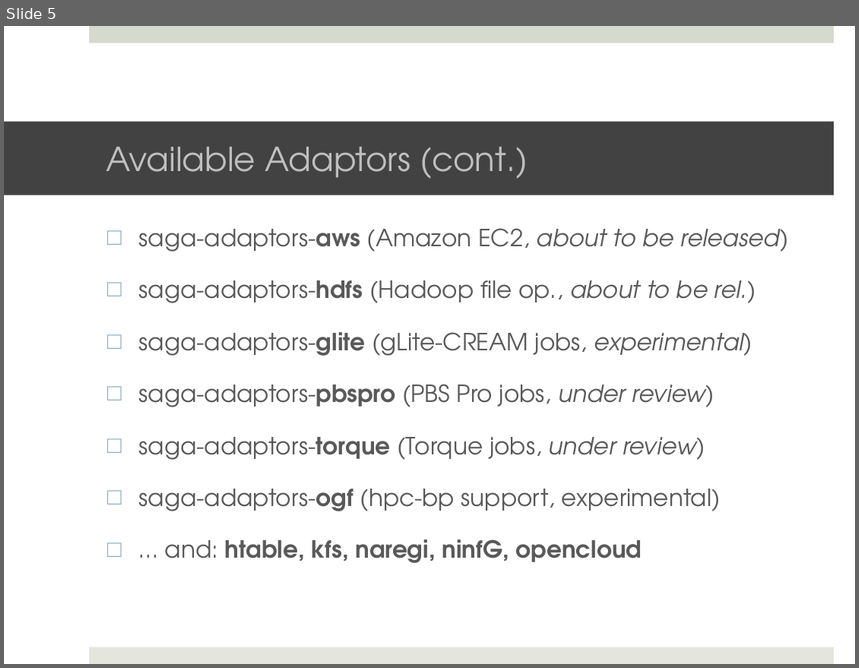
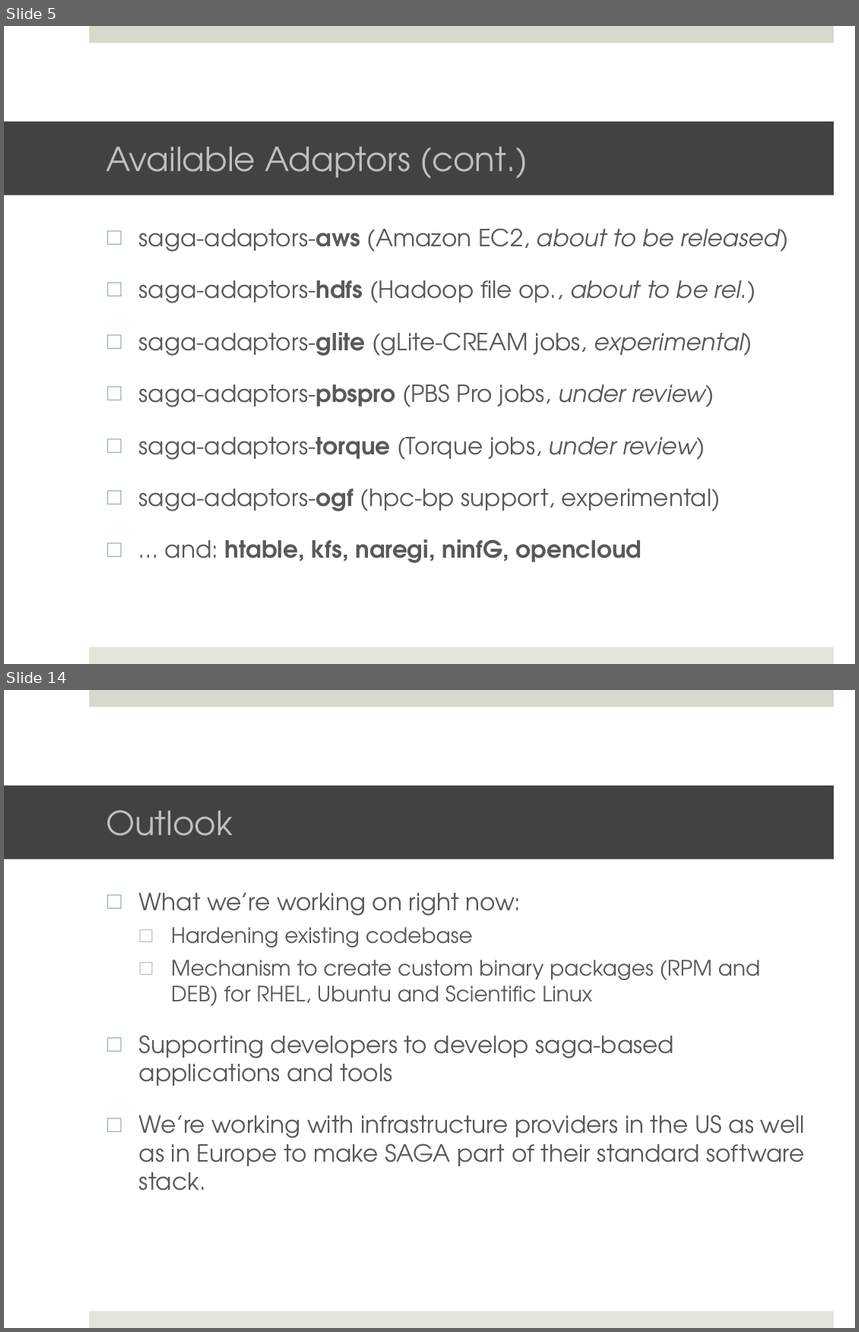
Before and after one commit to saga-project/saga-cpp-legacy-projects, a slide deck: tutorial/general_tutorial/Installation.pptx. Shown one above the other, each under a label of ours: slide 5 before the commit, slides 5 and 14 after it; the slides between them are not shown. The pictures are 859x668 and 859x1332 pixels, drawn with LibreOffice and Linux fonts; fonts in the diff are those of the drawing; background and template pictures are left out. Boxes give left, top, right and bottom in pixels: in the first picture for what was removed or moved away, otherwise in the second. Text is boxed around its words. In the diff, an @@ line names an element or a change of style, - is before the commit and + after.

```diff
--- a/tutorial/general_tutorial/Installation.pptx
+++ b/tutorial/general_tutorial/Installation.pptx
@@ slide 14 added at [4,690,855,1328], background #FFFFFF; not listed: 2 template elements that a slide beside it also shows @@
@@ title added at [4,785,834,859], fill #424242, 28 pt, text #BFBFBF @@
+Outlook
@@ text added at [139,893,805,1191], 20 pt, text #595959 @@
+□ What we’re working on right now:
+  □ Hardening existing codebase
+  □ Mechanism to create custom binary packages (RPM and DEB) for RHEL, Ubuntu and Scientific Linux
+□ Supporting developers to develop saga-based applications and tools
+□ We’re working with infrastructure providers in the US as well as in Europe to make SAGA part of their standard software stack.
```
Also in this commit, not shown: 4 slides changed, 5 other slides added, 9 slides removed.
